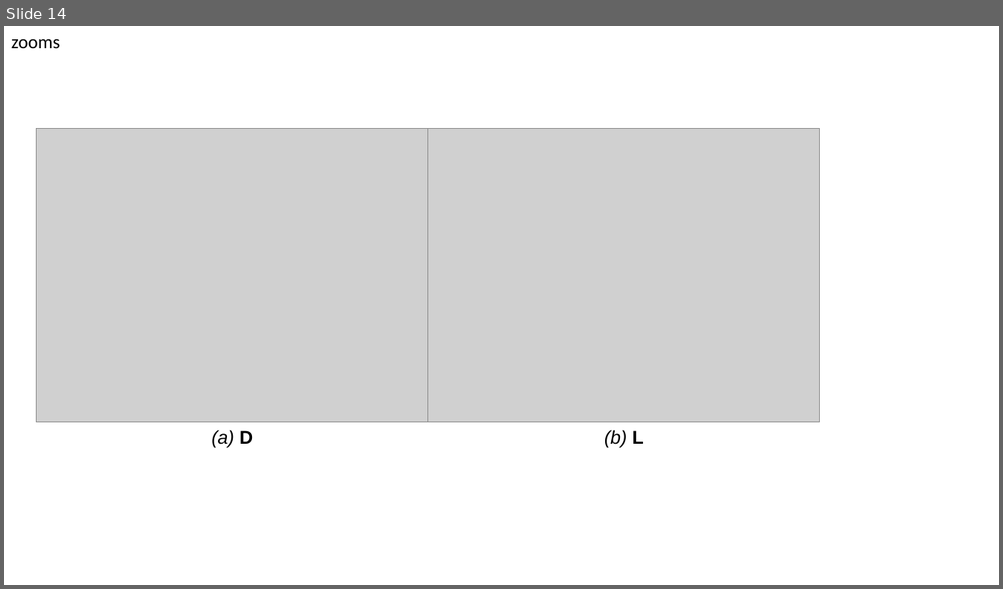
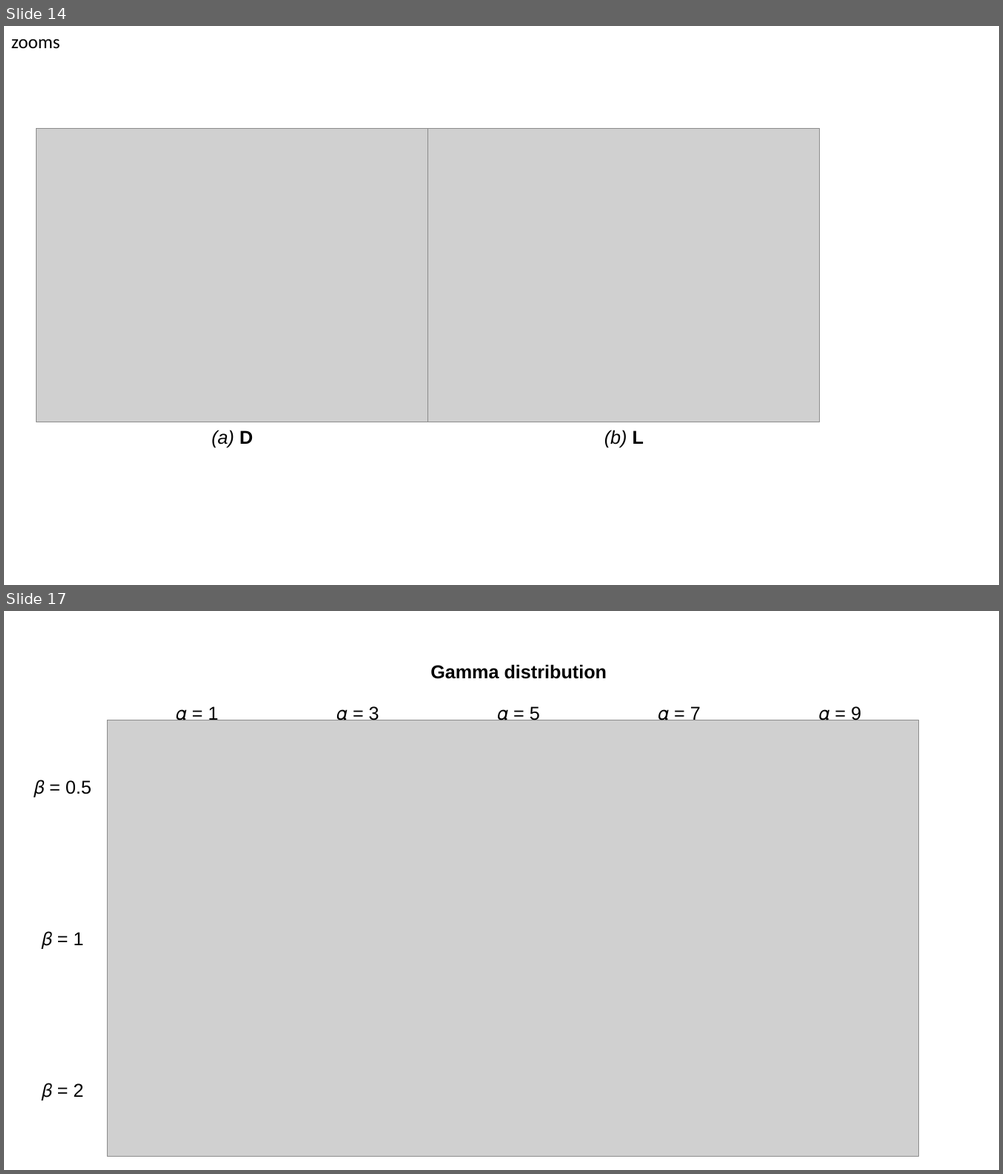
Before and after one commit to balbasty/computational-anatomy-notes, a slide deck: images/figures.pptx. Shown one above the other, each under a label of ours: slide 14 before the commit, slides 14 and 17 after it; the slides between them are not shown. The pictures are 1003x589 and 1003x1174 pixels, drawn with LibreOffice and Linux fonts; fonts in the diff are those of the drawing; grey boxes stand for pictures. Boxes give left, top, right and bottom in pixels: in the first picture for what was removed or moved away, otherwise in the second. Text is boxed around its words. In the diff, an @@ line names an element or a change of style, - is before the commit and + after.

```diff
--- a/images/figures.pptx
+++ b/images/figures.pptx
@@ slide 17 added at box(4, 611, 999, 1170), background #FFFFFF @@
@@ group added at box(34, 664, 918, 1157): 9 texts, 1 picture @@
+𝛽 = 0.5
+𝛼 = 7
+𝛽 = 1
+𝛽 = 2
+𝛼 = 3
+𝛼 = 5
+𝛼 = 1
+𝛼 = 9
+Gamma distribution
```
Also in this commit, not shown: 2 other slides added, 1 slide removed.
